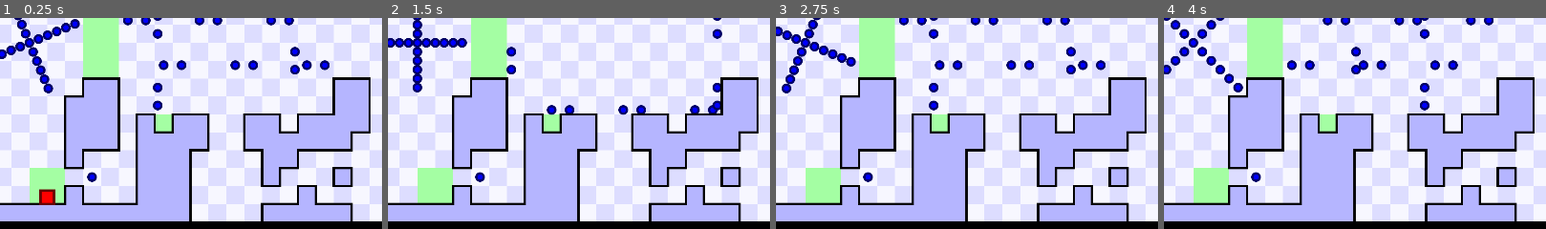
Above: before the commit, frames 1-4 (left to right).
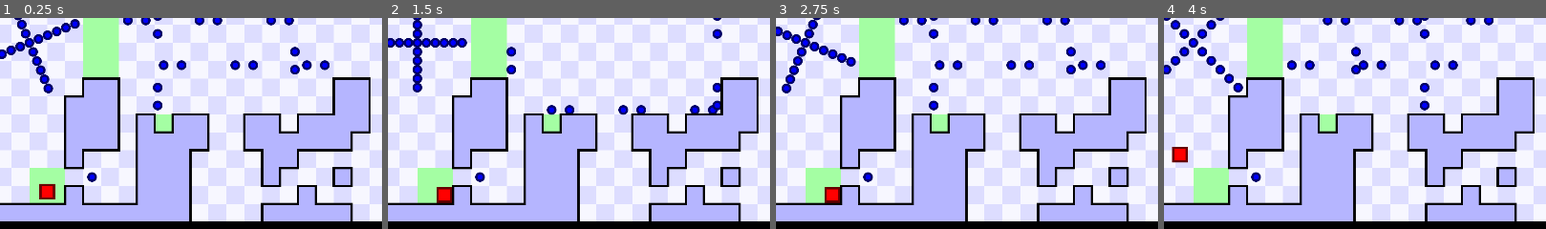
Above: after the commit, the same moments.

Repository: JustVictorGD/TWHG-Remake-Template
Game: Godot game, scene res://main.tscn
Two runs of this game, one before a commit and one after it. Both use one fixed random seed, a clock stepped at 60 frames per second and the inputs below.
Inputs:
- Up to frame 1 (0.25 s): no input
- Up to frame 2 (1.5 s): hold D (right) 0.53-1.28 s; hold S (down) from 1.28 s (still down)
- Up to frame 3 (2.75 s): release S (down) at 2.03 s; hold D (right) from 2.03 s (still down)
- Up to frame 4 (4 s): release D (right) at 2.78 s; hold W (up) 2.78-3.53 s; hold A (left) from 3.53 s (still down)
The pictures show only the part of the screen within x 20-70%, y 44-94%; the shares and areas given below are measured in that part.

The runs differ from the first frame. In frame 1, 0.3% of the frame differs, in the area x 10-15%, y 78-89%; in frame 2, 0.3%; in frame 3, 0.3%; in frame 4, 0.3%, in the area x 2-7%, y 61-69%.

Commit message:
Made walls push the player out.

Diff:
--- a/scripts/autoloads/collider.gd
+++ b/scripts/autoloads/collider.gd
@@ -15,6 +15,10 @@
 var next_enemy_id: int = -1
 var next_checkpoint_id: int = -1
 var next_coin_id: int = -1
+
+
+func foo(vec2i: Vector2i) -> void:
+	print(vec2i)
 
 
 # These functions return a unique ID for the given object type,
@@ -60,53 +64,74 @@
 	return distance < circle_radius
 
 
-# Larger functions.
+
 func push_out_of_walls(hitbox: Rect2, subpixels: Vector2i, given_walls: Array[Rect2]) -> Vector2:
-	var limit: Vector2i
+	var proposed_position: Vector2i = get_center(hitbox) * 1000
+	var half_size: Vector2 = hitbox.size / 2
+	var post_processing_subpixels: Vector2i
 
 	var intersections: Array[Rect2]
-
-
-	return Vector2.ZERO
-
-
-
-func dont_use(dynamic_rect: Rect2, given_walls: Array[Rect2]) -> Vector2:
-	var proposed_movement: Vector2 = get_center(dynamic_rect)
-
-	var half_size: float = dynamic_rect.size.x / 2
-
-	# Finding any intersected walls.
-	var intersections: Array[Rect2] = []
 	for wall: Rect2 in given_walls:
-		if dynamic_rect.intersects(wall):
-			intersections.append(Rect2(dynamic_rect.intersection(wall).position - \
-					get_center(dynamic_rect), dynamic_rect.intersection(wall).size))
-
-	# Aborting in case of no wall intersections.
-	if intersections.size() == 0:
-		return Vector2.ZERO
-
-	# Deciding how to push the player.
+		if hitbox.intersects(wall):
+			var intersection: Rect2 = hitbox.intersection(wall)
+			intersection.position -= get_center(hitbox)
+			intersections.append(intersection)
+
+	var edge: Vector2i
+
 	for intersection: Rect2 in intersections:
-		if proposed_movement.y == 0:
-			if intersection.size.x > intersection.size.y:
-				if intersection.position.y == -half_size:
-					proposed_movement.y += intersection.size.y
-				if intersection.end.y == half_size:
-					proposed_movement.y -= intersection.size.y
-
-		if proposed_movement.x == 0:
+		if edge.x == 0:
+			# Case: Vertical intersection
 			if intersection.size.x < intersection.size.y:
-				if intersection.position.x == -half_size:
-					proposed_movement.x += intersection.size.x
-				if intersection.end.x == half_size:
-					proposed_movement.x -= intersection.size.x
-
-	return proposed_movement
-
-
-# WARNING: This function tends to melt people's brains, explore it at your own risk.
+				if intersection.position.x == -half_size.x:
+					proposed_position.x += intersection.size.x * 1000
+					edge.x = -1
+
+				if intersection.end.x == half_size.x:
+					proposed_position.x -= intersection.size.x * 1000
+					edge.x = 1
+
+		if edge.y == 0:
+			# Case: Horizontal or square intersection
+			if intersection.size.x > intersection.size.y or \
+					intersection.size >= Vector2(4, 4):
+				if intersection.position.y == -half_size.y:
+					proposed_position.y += intersection.size.y * 1000
+					edge.y = -1
+
+				if intersection.end.y == half_size.y:
+					proposed_position.y -= intersection.size.y * 1000
+					edge.y = 1
+
+	if edge.x == 0:
+		proposed_position.x += subpixels.x
+	if edge.x == 1:
+		proposed_position.x += 999
+	if edge.y == 0:
+		proposed_position.y += subpixels.y
+	if edge.y == 1:
+		proposed_position.y += 999
+
+	return proposed_position
+
+
+
+
+
+
+# Danger zone below...
+
+
+
+
+
+# Continue at your own risk...
+
+
+
+
+
+# WARNING: This function is so complex that it tends to melt people's brains.
 func corner_slide(dynamic_rect: Rect2, given_walls: Array[Rect2], sensitivity: float, velocity: Vector2, controls: Vector2i) -> Vector2:
 	var player_movement: bool = false
 
@@ -116,7 +141,7 @@
 	elif velocity == Vector2.ZERO:
 		return Vector2.ZERO
 	else:
-		sensitivity *= 0.625
+		sensitivity *= 0.625 # Sensitivity is lower when not pressing anything.
 
 	# Aborting in case of diagonal movement.
 	if player_movement == true:
--- a/scripts/player.gd
+++ b/scripts/player.gd
@@ -14,9 +14,9 @@
 # Movement
 var subpixels: Vector2i = Vector2i(subpixel.DEFAULT, subpixel.DEFAULT)
 
-var speed: float = 1
+var speed: int = 1000 # One pixel per tick is 1,000
 var movement_direction: Vector2 = Vector2.ZERO # Primarily used for corner sliding.
-var velocity: Vector2
+var velocity: Vector2i
 
 # Physics
 var hitbox: Rect2 = Rect2(position - PLAYER_SIZE / 2, PLAYER_SIZE)
@@ -47,16 +47,15 @@
 	respawn_timer.timeout.connect(respawn)
 
 	GameLoop.movement_update.connect(movement_update)
-	#GameLoop.collision_update.connect(collision_update)
 	GameLoop.update_timers.connect(update_timers)
-
 	GlobalSignal.finish.connect(finish)
 
 
 func movement_update() -> void:
-	velocity = Vector2.ZERO
+	velocity = Vector2i.ZERO
 
-	velocity.y += 0.5 # Conveyor effect
+	# Conveyor effect
+	velocity += Vector2i(0, 250)
 
 	if not dead:
 		movement_direction.x = (int(Input.is_action_pressed("right")) \
@@ -70,11 +69,14 @@
 	move(Collider.corner_slide(hitbox, Collider.walls, \
 			sliding_sensitivity, velocity, movement_direction) * speed)
 
-	#move_to(Collider.push_out_of_walls(hitbox, Collider.walls))
+	#print(Collider.push_out_of_walls(hitbox, subpixels, Collider.walls))
+	move_to(Collider.push_out_of_walls(hitbox, subpixels, Collider.walls))
+
+	print_position()
 
 # Adds to the position using the subpixel system.
-func move(movement: Vector2) -> void:
-	subpixels += Vector2i(movement * 1000)
+func move(movement: Vector2i) -> void:
+	subpixels += movement
 
 	while subpixels.x > subpixel.MAX:
 		subpixels.x -= subpixel.RANGE
@@ -95,8 +97,25 @@
 
 # Sets the position using the subpixel system.
 func move_to(given_position: Vector2) -> void:
-	position = floor(given_position)
-	subpixels = Vector2i((given_position - position) * 1000)
+	position = Vector2.ZERO
+	subpixels = given_position
+
+	while subpixels.x > subpixel.MAX:
+		subpixels.x -= subpixel.RANGE
+		position.x += 1
+	while subpixels.x < subpixel.MIN:
+		subpixels.x += subpixel.RANGE
+		position.x -= 1
+	while subpixels.y > subpixel.MAX:
+		subpixels.y -= subpixel.RANGE
+		position.y += 1
+	while subpixels.y < subpixel.MIN:
+		subpixels.y += subpixel.RANGE
+		position.y -= 1
+
+	position = round(position)
+	hitbox = Rect2(position - PLAYER_SIZE / 2, PLAYER_SIZE)
+	test_box = Rect2(position - PLAYER_SIZE, PLAYER_SIZE * 2)
 
 
 
@@ -153,8 +172,6 @@
 	if respawn_animation.active == true:
 		$CanvasGroup.self_modulate.a = respawn_animation.get_progress()
 
-	print_position()
-
 
 func respawn() -> void:
 	if last_checkpoint_id != -1:
